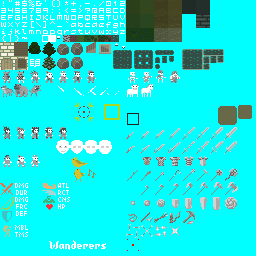
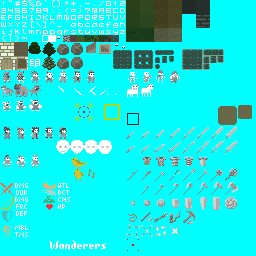
Layers edited between the first and the second 256x256 image:
painted on "Layer" over (2, 100, 42, 111)
